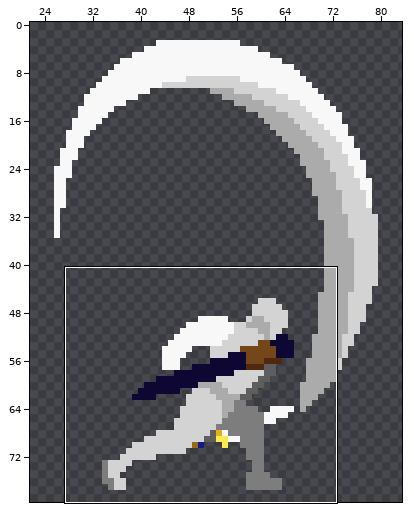
Pixel-art file: DemoGame/Src/Assets/Leon.ase. The picture above shows the old version from afar; the outline marks the close-up.
Close-up. Before the commit:
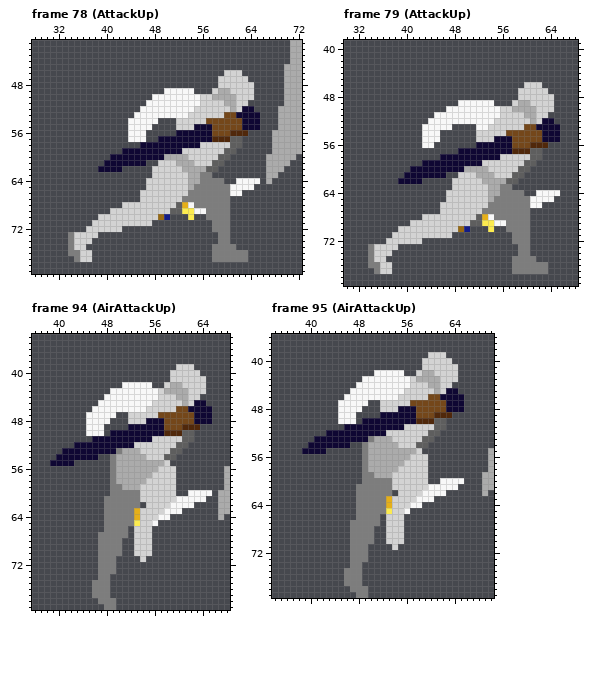
100x80 pixels, 120 frames. Pixels under 10% opacity are left out. Colours within 5 levels of each other are drawn and written as one. Shown: frame 78 (AttackUp): x 28..72, y 41..79; frame 79 (AttackUp): x 30..68, y 39..79; frame 94 (AirAttackUp): x 36..68, y 34..79; frame 95 (AirAttackUp): x 34..70, y 36..79. The wide view leaves out empty margins. The commit also changed other frames or places, which this record leaves out.
The same view after the edit:
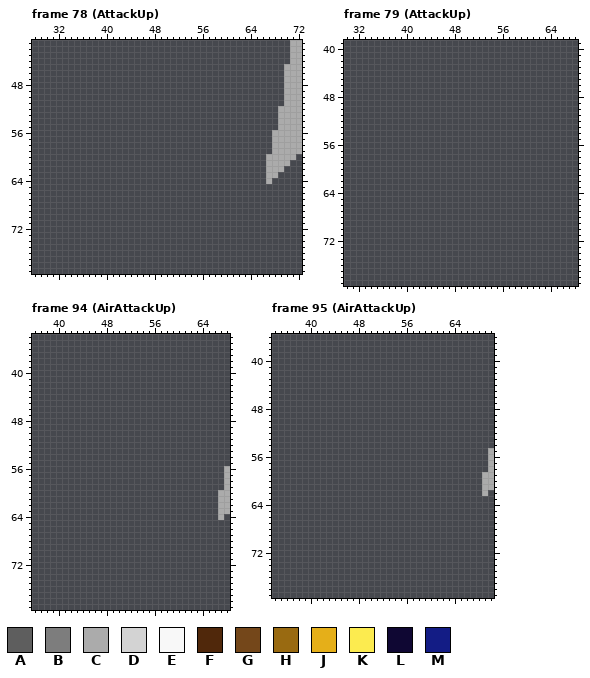
Palette (. is transparent): A #5e5e5e  B #7d7d7d  C #ababab  D #d3d3d3  E #f8f8f8  F #50280b  G #74471a  H #996a11  J #e5af19  K #fceb4f  L #0f0733  M #131c85
Changes in this commit:
layer "Dummy" now hidden
Changed rows in their new state; - is an unchanged pixel.
Frame 78 (AttackUp):
first column x 34:
46 --------------------------...---
47 -------------------------.....--
48 -------------------------......-
49 ----------------.....---.......-
50 --------------.................-
51 -------------.................--
52 ------------...................-
53 -----------.....................
54 ----------.....---..............
55 ----------....----..............
56 ----------...-----............--
57 ----------...--..............---
58 ------------.................---
59 ---------...................----
60 -------....................-----
61 ------.......--...........------
62 -----....-----...........-------
63 --------------..........--------
64 -------------.............--....
65 -------------..................-
66 ------------.................---
67 ------------...............-----
68 ---------..................-----
69 -------....................-----
70 -----............---.--....-----
71 ----..........----------...-----
72 ---......---------------...-----
73 .....--------------------..-----
74 ....---------------------..-----
75 ...---------------------....----
76 ....--------------------......--
77 -...--------------------......--
Frame 79 (AttackUp):
first column x 34:
46 --------------------------...---
47 -------------------------.....--
48 -------------------------......-
49 ---------------......---.......-
50 -------------..................-
51 -----------...................--
52 ----------.....................-
53 ---------.....----..............
54 ---------...------..............
55 ---------...------..............
56 ---------..-------............--
57 ---------------..............---
58 ------------.................---
59 ---------...................----
60 -------....................-----
61 ------.......--...........------
62 -----....-----...........-------
63 --------------..........--------
64 -------------.............--....
65 -------------..................-
66 ------------.................---
67 ------------...............-----
68 ---------..................-----
69 -------....................-----
70 -----............---.--....-----
71 ----..........----------...-----
72 ---......---------------...-----
73 .....--------------------..-----
74 ....---------------------..-----
75 ...---------------------....----
76 ....--------------------......--
77 -...--------------------......--
Frame 94 (AirAttackUp):
first column x 39:
39 ---------------------...---
40 --------------------.....--
41 --------------------......-
42 ------------.....--.......-
43 ----------................-
44 ---------................--
45 --------..................-
46 -------....................
47 ------.....--..............
48 ------....---..............
49 ------...----............--
50 ------...-..............---
51 -------.................---
52 ----...................----
53 --....................-----
54 -.......--...........------
55 ....------..........-------
56 ----------...........------
57 ----------...........------
58 ----------...........------
59 ----------...........------
60 ----------...........--....
61 ---------.................-
62 ---------......-........---
63 ---------.............-----
64 ---------...........-------
65 ---------.........---------
66 ---------....-...----------
67 --------.....-...----------
68 --------....--...----------
69 --------....--...----------
70 --------....--...----------
71 --------...----.-----------
72 --------...----------------
73 --------...----------------
74 --------..-----------------
75 -------...-----------------
76 -------...-----------------
77 -------...-----------------
78 --------...----------------
79 ---------..----------------
Frame 95 (AirAttackUp): the same change as frame 94 (AirAttackUp)
Pixel boxes of the changes (left, top, right, bottom) in both close-ups:
erased: (68, 70, 260, 262)
erased: (368, 82, 560, 274)
erased: (50, 364, 212, 610)
erased: (302, 352, 464, 598)
